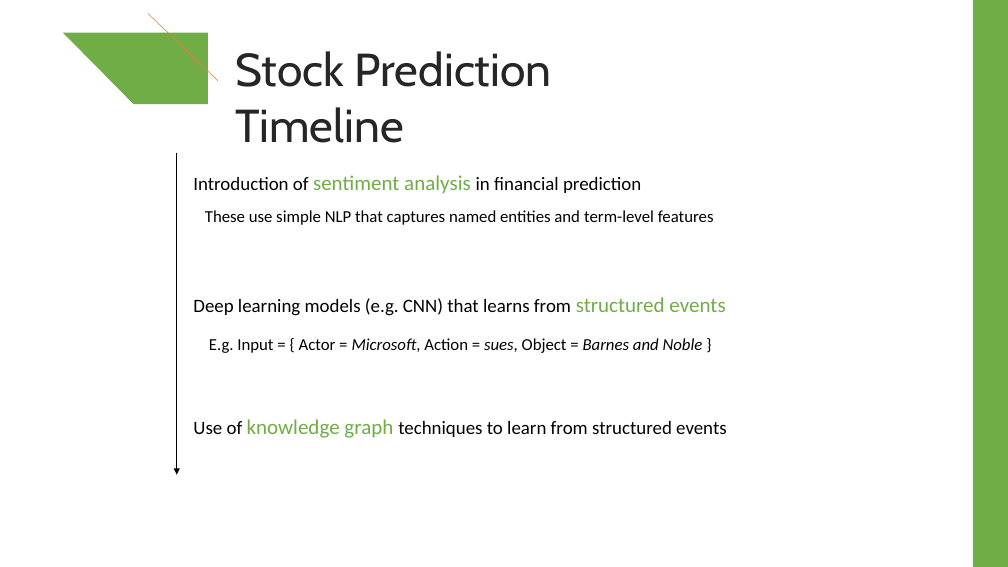
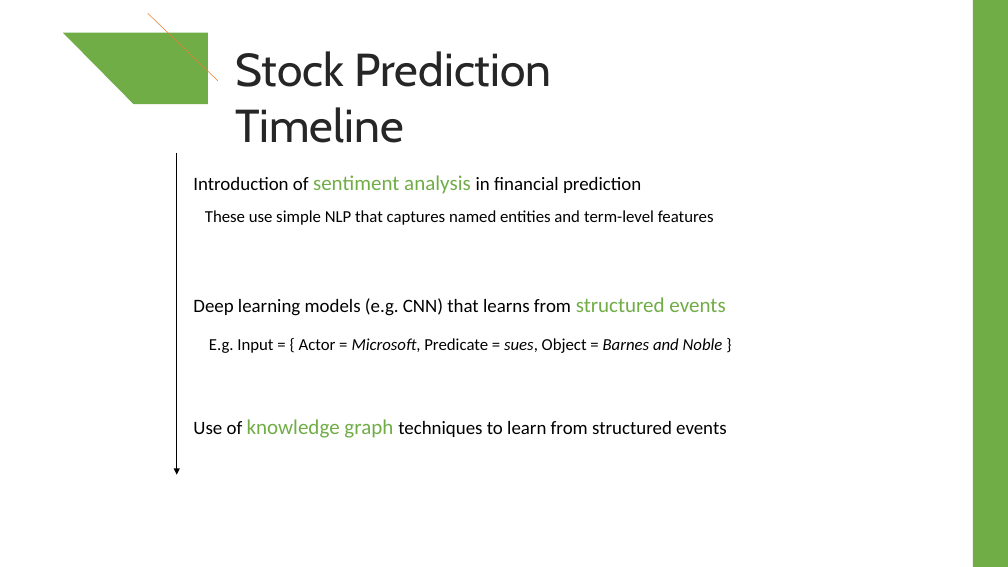
Before and after one commit to feiyuelankuang/Stock-Prediction-Project, a slide deck: slide 3 of report/cs6216_slides_v1.2.pptx. Drawn at 1008x567 pixels with LibreOffice and Linux fonts; fonts in the diff are those of the drawing. Boxes give left, top, right and bottom in pixels: in the first picture for what was removed or moved away, otherwise in the second. Text is boxed around its words. In the diff, an @@ line names an element or a change of style, - is before the commit and + after.

```diff
--- a/report/cs6216_slides_v1.2.pptx
+++ b/report/cs6216_slides_v1.2.pptx
@@ text at box(209, 338, 723, 353): text changed @@
-E.g. Input = { Actor = Microsoft, Action = sues, Object = Barnes and Noble }
+E.g. Input = { Actor = Microsoft, Predicate = sues, Object = Barnes and Noble }
```
Also in this commit, not shown: 1 other slide changed.
